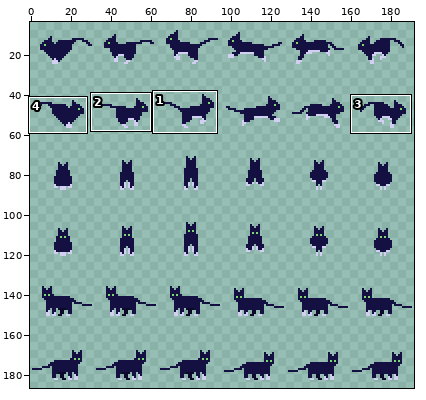
Sprite sheet, stored at target/classes/textures/player/aqua.png. The first picture is a wide view before the edit; the outline marks the close-up.
Close-up. Old version:
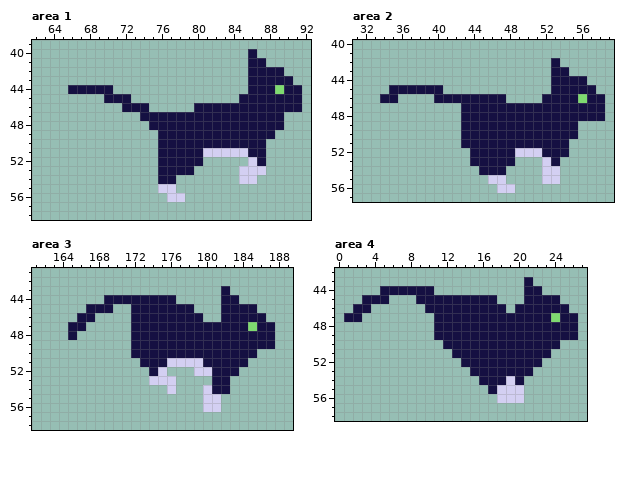
The file is 192x192 pixels. Shown: area 1: x 62..92, y 39..58; area 2: x 31..59, y 40..57; area 3: x 161..189, y 41..58; area 4: x 0..27, y 42..58. The wide view leaves out empty margins. The commit also changed other parts of the picture, which this record leaves out.
After the commit:
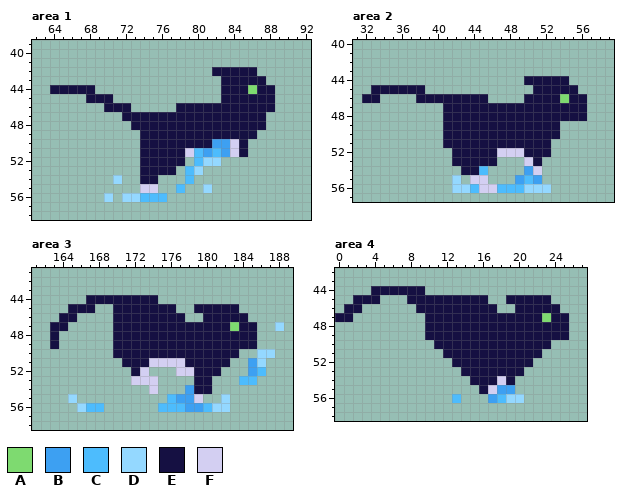
Palette (. is transparent): A #7eda70  B #3da0f2  C #4dbcfd  D #94d8ff  E #151042  F #d3cff2
Diff:
Changed rows in their new state; - is an unchanged pixel.
Area 1:
first column x 64:
40 ----------------------.-----
41 ----------------------..----
42 ------------------EEEE-...--
43 -------------------EEE--...-
44 EE---..------------EEEA--...
45 ----EE-..----------EE----...
46 ------EE-..---EE---------...
47 --------EE--------------..--
48 ---------EE-------------..--
49 ----------EE-----------..---
50 ----------EE------BBF-..----
51 ----------EE---FCBCB-E..----
52 ----------EE---.CDD---..----
53 ----------EE--.CD----...----
54 -------D--EE..-C-----..-----
55 ----------FF..C--D----------
56 ------D-DDCCC..-------------
Area 2:
first column x 32:
42 ---------------------.-----
43 ---------------------..----
44 ------------------EEE--..--
45 -EE----..----------EE---..-
46 EE..--EE------..--EE--A-E..
47 ---------EE--------------..
48 ---------EE--------------..
49 ---------EE-----------..---
50 ---------EE-----------..---
51 ---------EE----------..----
52 ----------EE---FF-EE-..----
53 ----------EE---..-FE..-----
54 -----------EEC..--BF..-----
55 ----------D-FF..-BCB..-----
56 ----------DDCFFCCCDDD------
Area 3:
first column x 163:
43 -------------------.------
44 ----EE------..-----..-----
45 --EE-..EE-----..EEE--..---
46 -EE..--EE------..EE---..--
47 EE..---EE-----------A-E..D
48 E-.----EE--------------..-
49 E------EE--------------..-
50 -------EE------------..DD-
51 --------EE-FF--EE---..BD--
52 ---------EF..-FFEE-..-BC--
53 ---------FF-..--EE..-CC---
54 -----------F-.-BEE..------
55 --D----------CBBF..D------
56 ---DCC------CCCBBCDD------
Area 4:
first column x 0:
43 ---------------------.-----
44 ----E-----.----------..----
45 --E--.--E--------.-EE---.--
46 -E-.-----E--------.------.-
47 E-.-------E------------AE-.
48 ----------E---------------.
49 ----------E---------------.
50 -----------E------------.--
51 ------------E----------.---
52 -------------E--------.----
53 --------------E------.-----
54 ---------------E--FE.------
55 ----------------EFBB.------
56 -------------C---BCDD------
Pixel boxes of the changes (left, top, right, bottom) in both close-ups:
changed: (50, 49, 302, 202)
changed: (362, 58, 605, 193)
changed: (50, 286, 284, 412)
changed: (335, 277, 578, 403)
